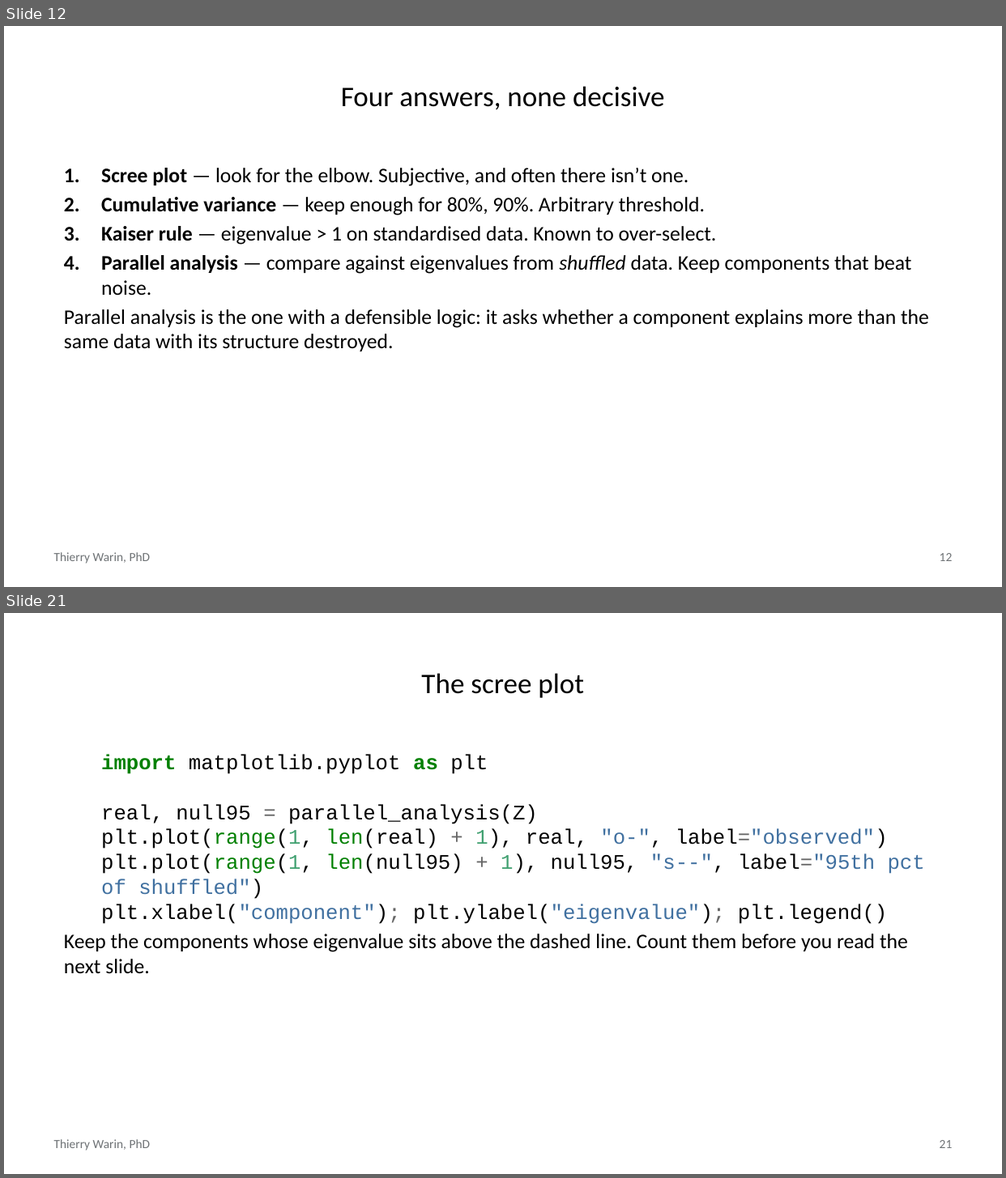
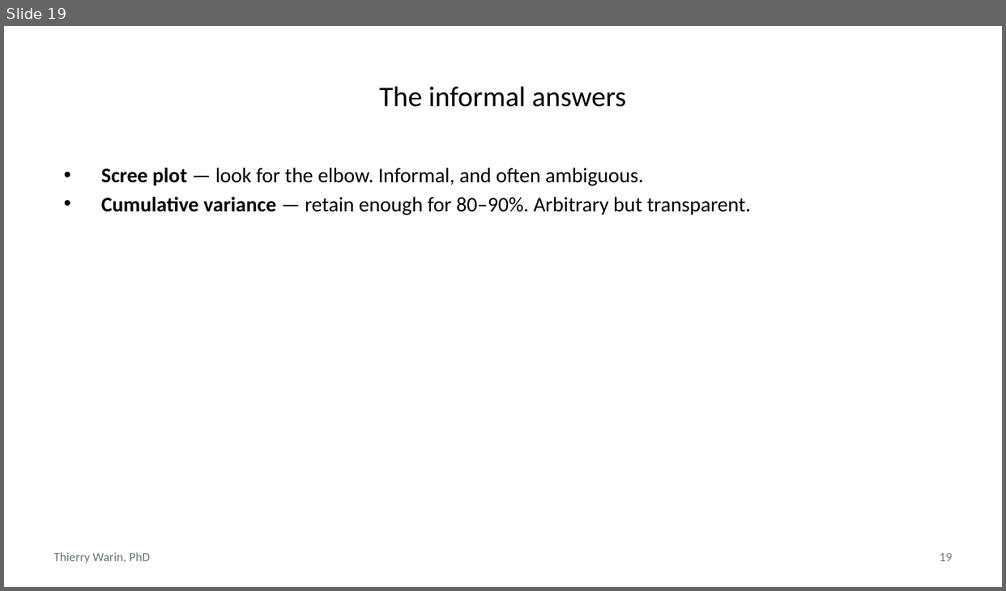
Before and after one commit to warint/quantitative-methods, a slide deck: 08-pca-and-factor-models/slides.pptx. Shown one above the other, each under a label of ours: slides 12 and 21 before the commit, slide 19 after it; the slides between them are not shown. The pictures are 1006x1178 and 1006x591 pixels, drawn with LibreOffice and Linux fonts; fonts in the diff are those of the drawing. Boxes give left, top, right and bottom in pixels: in the first picture for what was removed or moved away, otherwise in the second. Text is boxed around its words. In the diff, an @@ line names an element or a change of style, - is before the commit and + after.

```diff
--- a/08-pca-and-factor-models/slides.pptx
+++ b/08-pca-and-factor-models/slides.pptx
@@ slide 21 removed at (4, 613, 1002, 1174), background #FFFFFF; not listed: 2 template elements that a slide beside it also shows @@
@@ title removed at (421, 673, 584, 698) @@
-The scree plot
@@ text removed at (64, 754, 925, 973) @@
-import matplotlib.pyplot as plt
-real, null95 = parallel_analysis(Z)
-plt.plot(range(1, len(real) + 1), real, "o-", label="observed")
-plt.plot(range(1, len(null95) + 1), null95, "s--", label="95th pct of shuffled")
-plt.xlabel("component"); plt.ylabel("eigenvalue"); plt.legend()
-Keep the components whose eigenvalue sits above the dashed line. Count them before you read the next slide.
@@ what was slide 12 is now slide 19 @@
@@ slide 19 changed as well @@
@@ title at (379, 86, 626, 107): text changed @@
-Four answers, none decisive
+The informal answers
@@ text at (101, 168, 751, 216): text changed @@
-1. Scree plot — look for the elbow. Subjective, and often there isn’t one.
-2. Cumulative variance — keep enough for 80%, 90%. Arbitrary threshold.
-3. Kaiser rule — eigenvalue > 1 on standardised data. Known to over-select.
-4. Parallel analysis — compare against eigenvalues from shuffled data. Keep components that beat noise.
-Parallel analysis is the one with a defensible logic: it asks whether a component explains more than the same data with its structure destroyed.
+• Scree plot — look for the elbow. Informal, and often ambiguous.
+• Cumulative variance — retain enough for 80–90%. Arbitrary but transparent.
@@ page number at (940, 553, 953, 561): text changed @@
-12
+19
```
Also in this commit, not shown: 4 other slides changed, 22 slides added, 23 other slides removed, 3 other files.
